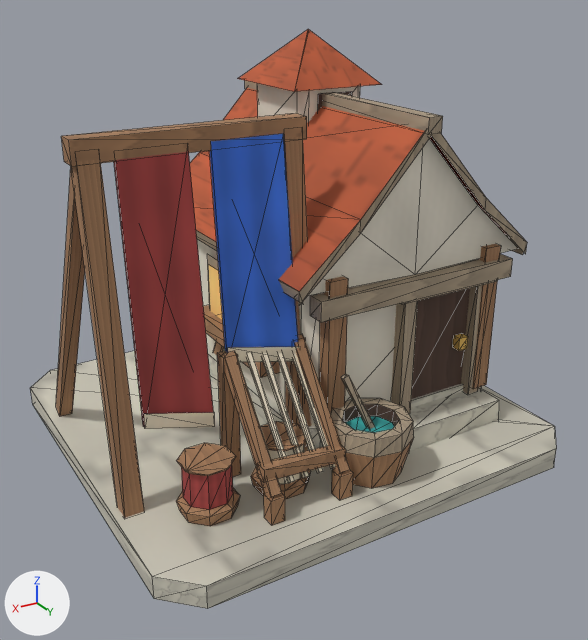
Renders of the glTF model Assets/GodSim/Art/Models/Buildings/Human/Industry/bld_human_weaver_classical_v0.glb from each side of a commit.
Before and after are seen from a camera (50 mm lens) standing at (0.795, 1.382, 0.936) and looking at (0.006, 0.068, 0.279). The axes (+X, +Y, +Z) are drawn at lower left. The lights are the same throughout. The first picture is the older version. Mesh edges are drawn as thin lines. Vertices at exactly the same position are counted once.

Before the edit, the objects in view are built like this:
```python
me_lod0 = bpy.data.meshes.new('LOD0')
me_lod0.from_pydata(...)  # 499 vertices, 691 faces; spans x -0.455..0.455, y -0.44..0.44, z 0.0..0.819
me_lod0.materials.append(mat_godsim_buildings)
ob_lod0 = bpy.data.objects.new('LOD0', me_lod0)
ob_lod0.location = (0.0, 0.0, 0.0)
```
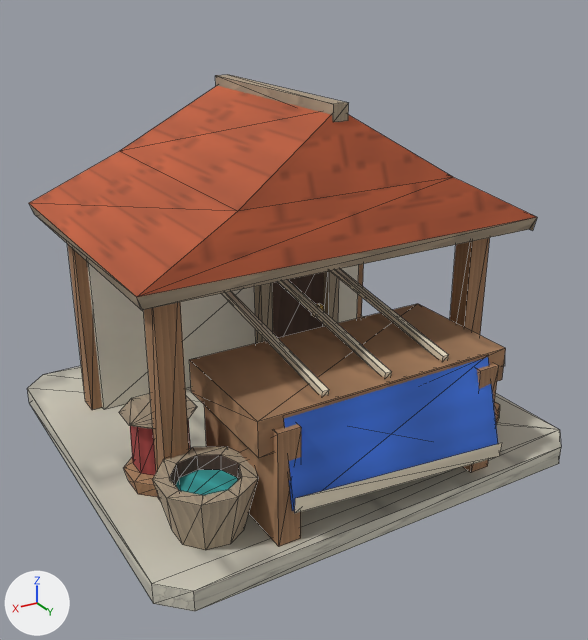
What differs and where, as boxes (x1, y1, x2, y2) in the pictures (588 x 640 px; the box of a moved part takes in the faces that stretch with it):
'LOD0', reshaped (8% shorter)
    before: (30, 29, 556, 609)
    after: (27, 75, 561, 611)
part 1 of me_lod0, added (brown)
    after: (450, 238, 490, 335)
part 2 of me_lod0, added (mostly hidden)
    after: (357, 264, 363, 318)
part 3 of me_lod0, moved or reshaped
    before: (285, 338, 305, 424)
    after: (87, 262, 359, 410)
part 4 of me_lod0, moved or reshaped (not visible afterwards)
    before: (409, 388, 499, 452)
part 5 of me_lod0, moved or reshaped (not visible afterwards)
    before: (391, 301, 417, 414)
part 6 of me_lod0, moved or reshaped
    before: (319, 276, 348, 414)
    after: (189, 304, 506, 458)
part 7 of me_lod0, moved or reshaped
    before: (453, 334, 468, 351)
    after: (323, 271, 339, 327)
part 8 of me_lod0, moved or reshaped (mostly hidden before)
    before: (400, 280, 498, 305)
    after: (463, 363, 499, 473)
part 9 of me_lod0, moved or reshaped
    before: (461, 285, 482, 394)
    after: (311, 303, 324, 318)
part 10 of me_lod0, moved or reshaped
    before: (245, 81, 443, 135)
    after: (215, 75, 349, 122)
part 11 of me_lod0, moved or reshaped
    before: (217, 351, 241, 477)
    after: (204, 405, 301, 547)
part 12 of me_lod0, added (brown)
    after: (144, 302, 189, 501)
part 13 of me_lod0, added (brown)
    after: (67, 244, 102, 410)
part 14 of me_lod0, rebuilt (65% wider, 24% taller)
    before: (176, 443, 240, 526)
    after: (152, 447, 258, 550)
part 15 of me_lod0, rebuilt
    before: (190, 88, 527, 306)
    after: (29, 86, 537, 311)
part 16 of me_lod0, rebuilt
    before: (30, 351, 556, 609)
    after: (27, 316, 561, 611)
part 17 of me_lod0, deleted
    before: (61, 29, 517, 525)
part 18 of me_lod0, moved or reshaped
    before: (56, 150, 501, 518)
    after: (119, 269, 505, 513)

The change, as a diff of the scene's bpy script:
```diff
--- a/Assets/GodSim/Art/Models/Buildings/Human/Industry/bld_human_weaver_classical_v0.glb.py
+++ b/Assets/GodSim/Art/Models/Buildings/Human/Industry/bld_human_weaver_classical_v0.glb.py
@@ me_lod0 @@
 # used by ob_lod0; location = (0.0, 0.0, 0.0)
-me_lod0.from_pydata(...)  # 499 vertices, 691 faces; spans x -0.455..0.455, y -0.44..0.44, z 0.0..0.819
+me_lod0.from_pydata(...)  # 300 vertices, 439 faces; spans x -0.46..0.46, y -0.435..0.453, z 0.0..0.731
+# me_lod0 part 1: a new loose piece, a box spanning x -0.363..-0.317, y 0.176..0.223, z 0.04..0.49, in mat_godsim_buildings
+# me_lod0 part 2: a new loose piece, a box spanning x -0.363..-0.317, y -0.254..-0.206, z 0.04..0.49, in mat_godsim_buildings
+# me_lod0 part 3: the loose piece of 8 vertices spanning x 0.056..0.084, y 0.164..0.191, z 0.044..0.299 is scaled about its middle by (24.3, 2.63, 1.65), then moved by (-0.07, -0.408, 0.078)
+# me_lod0 part 4: the loose piece of 8 vertices spanning x -0.376..-0.124, y 0.188..0.296, z 0.0..0.094 is scaled about its middle by (1, 1, 0.408), then moved by (0.1, -0.398, -0.028)
+# me_lod0 part 5: the loose piece of 8 vertices spanning x -0.171..-0.142, y 0.205..0.239, z 0.092..0.364 is scaled about its middle by (8.52, 1.29, 0.14), then moved by (0.007, -0.394, 0.101)
+# me_lod0 part 6: the loose piece of 8 vertices spanning x -0.004..0.035, y 0.199..0.242, z 0.105..0.423 is scaled about its middle by (13.6, 6.05, 0.211), then moved by (-0.012, 0.045, -0.014)
+# me_lod0 part 7: the loose piece of 8 vertices spanning x -0.314..-0.291, y 0.22..0.238, z 0.207..0.234 is scaled about its middle by (1.26, 1.79, 10.8), then moved by (0.06, -0.405, -0.04)
+# me_lod0 part 8: the loose piece of 8 vertices spanning x -0.373..-0.126, y 0.204..0.248, z 0.348..0.386 is scaled about its middle by (0.178, 6.36, 5.79), then moved by (0.04, 0.044, -0.217)
+# me_lod0 part 9: the loose piece of 8 vertices spanning x -0.357..-0.329, y 0.205..0.239, z 0.092..0.364 is scaled about its middle by (0.793, 0.559, 0.0991), then moved by (0.14, -0.391, -0.057)
+# me_lod0 part 10: the loose piece of 8 vertices spanning x -0.187..-0.157, y -0.437..0.257, z 0.669..0.701 is scaled about its middle by (1, 0.654, 1), then moved by (0.172, 0.075, 0.03)
+# me_lod0 part 11: the loose piece of 8 vertices spanning x 0.199..0.227, y 0.164..0.191, z 0.044..0.299 is scaled about its middle by (1.57, 10.4, 0.862), then moved by (0.007, 0.092, -0.022)
+# me_lod0 part 12: a new loose piece, a box spanning x 0.317..0.363, y 0.176..0.223, z 0.04..0.49, in mat_godsim_buildings
+# me_lod0 part 13: a new loose piece, a box spanning x 0.317..0.363, y -0.254..-0.206, z 0.04..0.49, in mat_godsim_buildings
+# me_lod0 part 14: the loose piece of 40 vertices spanning x 0.247..0.353, y 0.206..0.312, z 0.046..0.151 is rebuilt with 36 vertices and now spans x 0.23..0.405, y 0.211..0.389, z 0.04..0.15
+# me_lod0 part 15: the loose piece of 24 vertices spanning x -0.447..0.103, y -0.427..0.247, z 0.394..0.69 is rebuilt with 18 vertices and now spans x -0.415..0.415, y -0.325..0.295, z 0.464..0.72
+# me_lod0 part 16: the loose piece of 16 vertices spanning x -0.455..0.455, y -0.44..0.44, z 0.0..0.045 is rebuilt with 16 vertices and now spans x -0.46..0.46, y -0.435..0.435, z 0.0..0.04
+# me_lod0 part 17: 29 loose pieces with 281 vertices, spanning x -0.447..0.448, y -0.406..0.386, z 0.038..0.819, are deleted
+# me_lod0 part 18: 66 vertices removed from x -0.423..0.44, y -0.403..0.242, z 0.03..0.687; 126 vertices added at x -0.387..0.397, y -0.193..0.453, z 0.034..0.36
 me_lod0.materials.append(mat_godsim_buildings)
```
